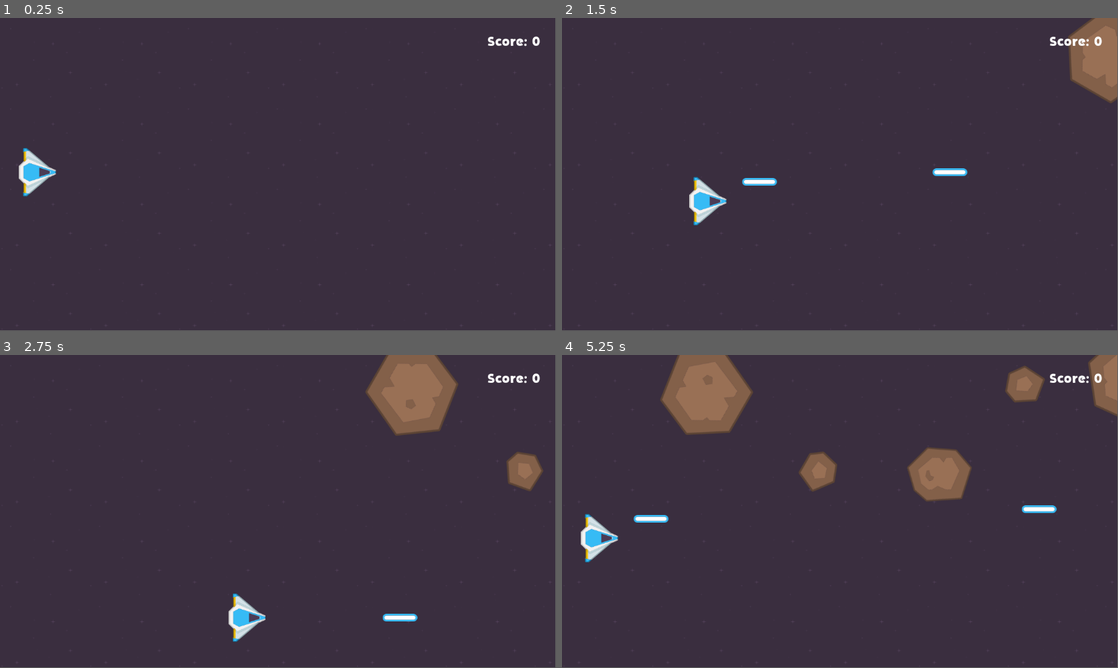
Above: before the commit, frames 1-4 (two rows, left to right).
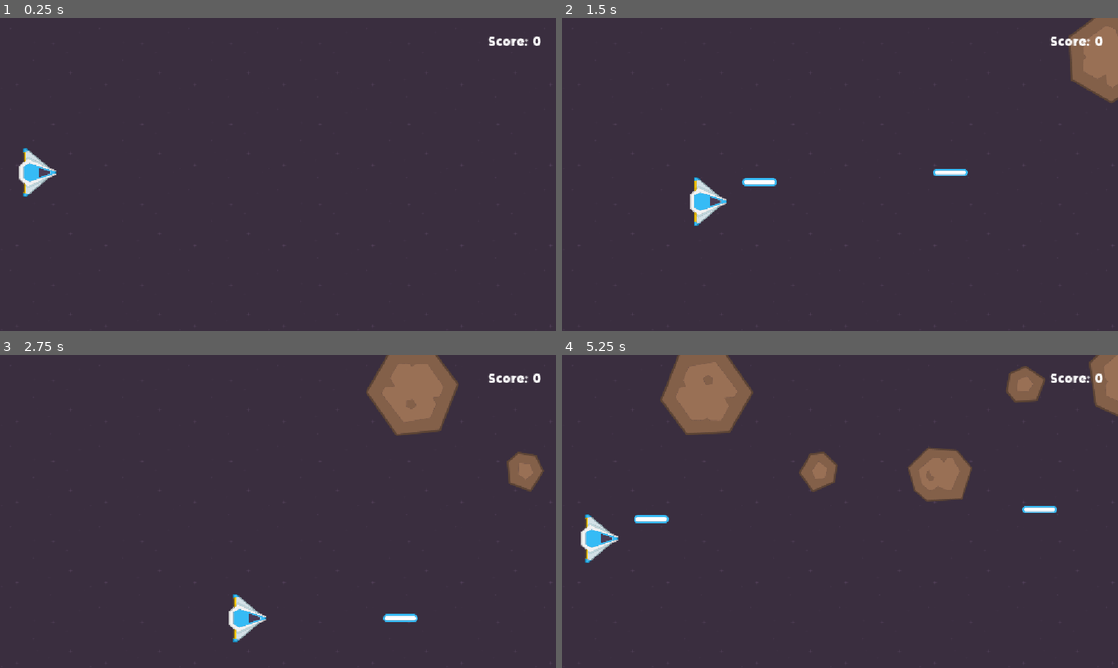
Above: after the commit, the same moments.

Repository: fabian-martinez/asteroide-shooter
Game: Godot game, scene res://scenes/main.tscn
The game is run twice, just before and just after one commit, with the same random seed, the same clock (stepped at 60 frames per second) and the same inputs.
Inputs:
- Up to frame 1 (0.25 s): no input
- Up to frame 2 (1.5 s): tap Enter at 0.5 s; hold Right (right) 0.53-1.28 s; tap Space (shoot) at 0.6, 1.35 s; hold Down (down) from 1.28 s (still down)
- Up to frame 3 (2.75 s): release Down (down) at 2.03 s; hold Right (right) from 2.03 s (still down); tap Space (shoot) at 2.1 s
- Up to frame 4 (5.25 s): release Right (right) at 2.78 s; hold Up (up) 2.78-3.53 s; tap Space (shoot) every 0.75 s from 2.85 to 5.1 s; hold Left (left) 3.53-5.03 s; hold Down (down) from 5.03 s (still down)
In our replay, the window is 799x449 before the commit and 800x450 after it. These sizes can differ from the game's own. Grey fills any space a smaller window leaves; there, only what the larger window draws over its background counts as a difference.

The runs differ from the first frame. In frame 1, 0.3% of the frame differs, in the area x 3-98%, y 5-58%; in frame 2, 0.5%; in frame 3, 0.4%; in frame 4, 0.5%, in the area x 3-100%, y 0-67%.

Commit message:
feat: add asteroid explosion particles and fix spawner typo
- Rename 'spowners' folder to 'spawners' to fix spelling typo

- Implement explosion particle effect under scenes/particles/

- Instantiate explosion scene when asteroids are destroyed

- Configure canvas_items stretch mode in project.godot

- Clean up unused parameter warnings in scripts

- Ignore macOS .DS_Store files

Diff:
--- a/autoload/game_manager.gd
+++ b/autoload/game_manager.gd
@@ -4,7 +4,7 @@
 var is_game_over = false
 
 # Called every frame. 'delta' is the elapsed time since the previous frame.
-func _process(delta: float) -> void:
+func _process(_delta: float) -> void:
 	if is_game_over and Input.is_action_just_pressed("shoot"):
 		restart_game()
 
--- a/project.godot
+++ b/project.godot
@@ -18,6 +18,10 @@
 [autoload]
 
 GameManager="*uid://ccenxjs6nx2kv"
+
+[display]
+
+window/stretch/mode="canvas_items"
 
 [global_group]
 
--- a/scenes/asteroids/asteroid.gd
+++ b/scenes/asteroids/asteroid.gd
@@ -4,6 +4,7 @@
 @export var speed: float
 @export var speed_rotation: float
 @export var points: int
+@export var explosion_scene: PackedScene
 
 # Called when the node enters the scene tree for the first time.
 func _ready() -> void:
@@ -24,4 +25,7 @@
 		destroy()
 
 func destroy():
+	var explosion_instance = explosion_scene.instantiate()
+	add_sibling(explosion_instance)
+	explosion_instance.position = position
 	queue_free()
--- a/scenes/asteroids/big_asteroid.tscn
+++ b/scenes/asteroids/big_asteroid.tscn
@@ -2,6 +2,7 @@
 
 [ext_resource type="Texture2D" uid="uid://bmn70xqndoy8w" path="res://assets/sprites/rock-big.png" id="1_6lffe"]
 [ext_resource type="Script" uid="uid://cv00al65lkmxx" path="res://scenes/asteroids/asteroid.gd" id="1_y2s20"]
+[ext_resource type="PackedScene" uid="uid://nk6hddjru2y5" path="res://scenes/particles/explosion.tscn" id="2_ra15y"]
 
 [sub_resource type="CircleShape2D" id="CircleShape2D_y2s20"]
 radius = 80.00625
@@ -9,6 +10,7 @@
 [node name="BigAsteroid" type="Area2D" unique_id=45173629 groups=["Asteroids"]]
 script = ExtResource("1_y2s20")
 points = 5
+explosion_scene = ExtResource("2_ra15y")
 metadata/_edit_group_ = true
 
 [node name="Sprite2D" type="Sprite2D" parent="." unique_id=1267416860]
--- a/scenes/asteroids/medium_asteroid.tscn
+++ b/scenes/asteroids/medium_asteroid.tscn
@@ -2,6 +2,7 @@
 
 [ext_resource type="Texture2D" uid="uid://c88bjt7i4d7ta" path="res://assets/sprites/rock-medium.png" id="1_5f0el"]
 [ext_resource type="Script" uid="uid://cv00al65lkmxx" path="res://scenes/asteroids/asteroid.gd" id="1_nnmk3"]
+[ext_resource type="PackedScene" uid="uid://nk6hddjru2y5" path="res://scenes/particles/explosion.tscn" id="2_f8a32"]
 
 [sub_resource type="CircleShape2D" id="CircleShape2D_nnmk3"]
 radius = 46.37524
@@ -9,6 +10,7 @@
 [node name="MediumAsteroid" type="Area2D" unique_id=644121710 groups=["Asteroids"]]
 script = ExtResource("1_nnmk3")
 points = 10
+explosion_scene = ExtResource("2_f8a32")
 metadata/_edit_group_ = true
 
 [node name="Sprite2D" type="Sprite2D" parent="." unique_id=41482275]
--- a/scenes/asteroids/small_asteroid.tscn
+++ b/scenes/asteroids/small_asteroid.tscn
@@ -2,6 +2,7 @@
 
 [ext_resource type="Texture2D" uid="uid://cc6tk3i7aavu8" path="res://assets/sprites/rock-small.png" id="1_ckhff"]
 [ext_resource type="Script" uid="uid://cv00al65lkmxx" path="res://scenes/asteroids/asteroid.gd" id="1_kfbcv"]
+[ext_resource type="PackedScene" uid="uid://nk6hddjru2y5" path="res://scenes/particles/explosion.tscn" id="2_ooo1b"]
 
 [sub_resource type="CircleShape2D" id="CircleShape2D_kfbcv"]
 radius = 32.140316
@@ -9,6 +10,7 @@
 [node name="SmallAsteroid" type="Area2D" unique_id=1921336170 groups=["Asteroids"]]
 script = ExtResource("1_kfbcv")
 points = 15
+explosion_scene = ExtResource("2_ooo1b")
 metadata/_edit_group_ = true
 
 [node name="Sprite2D" type="Sprite2D" parent="." unique_id=658332437]
--- a/scenes/game_over_trigger.gd
+++ b/scenes/game_over_trigger.gd
@@ -1,6 +1,6 @@
 extends Area2D
 
-func _on_area_shape_entered(area_rid: RID, area: Area2D, area_shape_index: int, local_shape_index: int) -> void:
+func _on_area_shape_entered(_area_rid: RID, area: Area2D, _area_shape_index: int, _local_shape_index: int) -> void:
 	var isAsteroid = area.is_in_group("Asteroids")
 	if(isAsteroid):
 		GameManager.set_is_game_over(true)
--- a/scenes/main.tscn
+++ b/scenes/main.tscn
@@ -2,11 +2,11 @@
 
 [ext_resource type="Texture2D" uid="uid://bxdi6n5wnbifu" path="res://assets/sprites/background.png" id="1_0wfyh"]
 [ext_resource type="PackedScene" uid="uid://d2rmqyi2y6uya" path="res://scenes/laser/laser.tscn" id="3_o6xl0"]
-[ext_resource type="PackedScene" uid="uid://cvpa1b6xnbfr8" path="res://scenes/spowners/asteroid_spowner.tscn" id="4_o6xl0"]
+[ext_resource type="PackedScene" uid="uid://cvpa1b6xnbfr8" path="res://scenes/spawners/asteroid_spawner.tscn" id="4_o6xl0"]
 [ext_resource type="PackedScene" uid="uid://duv3ddwyj3jhg" path="res://scenes/player/player.tscn" id="5_tbgi4"]
 [ext_resource type="PackedScene" uid="uid://cvpie4v14rpkv" path="res://scenes/ui/hud/hud.tscn" id="8_tipki"]
 [ext_resource type="PackedScene" uid="uid://dcxyb2e74n75r" path="res://scenes/ui/game_over/game_over.tscn" id="9_85g3d"]
-[ext_resource type="PackedScene" uid="uid://c0m46isqb1ag1" path="res://scenes/spowners/power_up_spowner.tscn" id="9_choun"]
+[ext_resource type="PackedScene" uid="uid://c0m46isqb1ag1" path="res://scenes/spawners/power_up_spawner.tscn" id="9_choun"]
 [ext_resource type="Script" uid="uid://dgq2un85734ua" path="res://scenes/game_over_trigger.gd" id="10_choun"]
 
 [sub_resource type="RectangleShape2D" id="RectangleShape2D_tbgi4"]
--- /dev/null
+++ b/scenes/particles/explosion.gd
@@ -0,0 +1,10 @@
+extends GPUParticles2D
+
+
+# Called when the node enters the scene tree for the first time.
+func _ready() -> void:
+	emitting = true
+
+
+func _on_finished() -> void:
+	queue_free()
--- /dev/null
+++ b/scenes/particles/explosion.tscn
@@ -0,0 +1,39 @@
+[gd_scene format=3 uid="uid://nk6hddjru2y5"]
+
+[ext_resource type="Script" uid="uid://dlj10o2rmqipl" path="res://scenes/particles/explosion.gd" id="1_3sqip"]
+
+[sub_resource type="Gradient" id="Gradient_pakj8"]
+offsets = PackedFloat32Array(0.010869565, 1)
+colors = PackedColorArray(0.59, 0.25596163, 0.12389998, 1, 0.92, 0.90635335, 0.101200014, 1)
+
+[sub_resource type="GradientTexture1D" id="GradientTexture1D_3sqip"]
+gradient = SubResource("Gradient_pakj8")
+
+[sub_resource type="Curve" id="Curve_3ajkw"]
+_data = [Vector2(0.0023696646, 0.97386414), 0.0, -2.678557, 0, 0, Vector2(1, 0), -1.5610775, 0.0, 0, 0]
+point_count = 2
+
+[sub_resource type="CurveTexture" id="CurveTexture_uommb"]
+curve = SubResource("Curve_3ajkw")
+
+[sub_resource type="ParticleProcessMaterial" id="ParticleProcessMaterial_02mh3"]
+particle_flag_disable_z = true
+spread = 180.0
+initial_velocity_min = 100.0
+initial_velocity_max = 400.0
+gravity = Vector3(0, 0, 0)
+scale_min = 5.0
+scale_max = 5.0
+scale_curve = SubResource("CurveTexture_uommb")
+color_initial_ramp = SubResource("GradientTexture1D_3sqip")
+
+[node name="Explosion" type="GPUParticles2D" unique_id=1218177277]
+emitting = false
+amount = 30
+lifetime = 0.5
+one_shot = true
+explosiveness = 1.0
+process_material = SubResource("ParticleProcessMaterial_02mh3")
+script = ExtResource("1_3sqip")
+
+[connection signal="finished" from="." to="." method="_on_finished"]
--- a/scenes/player/player.gd
+++ b/scenes/player/player.gd
@@ -5,7 +5,7 @@
 @export var speed_shoot:float
 
 
-func _physics_process(delta: float) -> void:
+func _physics_process(_delta: float) -> void:
 
 	if GameManager.is_game_over:
 		return
--- a/scenes/spowners/asteroid_spowner.tscn
+++ b/scenes/spawners/asteroid_spawner.tscn
@@ -1,11 +1,11 @@
 [gd_scene format=3 uid="uid://cvpa1b6xnbfr8"]
 
-[ext_resource type="Script" uid="uid://bccfxwimidpbb" path="res://scenes/spowners/asteroid_spowner.gd" id="1_ccc6h"]
+[ext_resource type="Script" uid="uid://bccfxwimidpbb" path="res://scenes/spawners/asteroid_spawner.gd" id="1_ccc6h"]
 [ext_resource type="PackedScene" uid="uid://bu2ygehmbuhi3" path="res://scenes/asteroids/big_asteroid.tscn" id="2_fmp2f"]
 [ext_resource type="PackedScene" uid="uid://dp6o5pytoavr3" path="res://scenes/asteroids/medium_asteroid.tscn" id="3_kbsi1"]
 [ext_resource type="PackedScene" uid="uid://by0a8hq5rvac3" path="res://scenes/asteroids/small_asteroid.tscn" id="4_khv74"]
 
-[node name="AsteroidSpowner" type="Marker2D" unique_id=401931430]
+[node name="AsteroidSpawner" type="Marker2D" unique_id=401931430]
 script = ExtResource("1_ccc6h")
 asteroids = Array[PackedScene]([ExtResource("2_fmp2f"), ExtResource("3_kbsi1"), ExtResource("4_khv74")])
 MIN_Y = 40.0
--- a/scenes/spowners/power_up_spowner.gd
+++ b/scenes/spawners/power_up_spawner.gd
@@ -3,10 +3,13 @@
 @export var power_up_scene: PackedScene
 @onready var timer = $Timer
 
-var area: Vector2
+var spawn_area: Vector2
 
 func _ready() -> void:
-	area = Vector2(get_viewport().size)
+	spawn_area = Vector2(
+		get_viewport().size.x / 2 ,
+		get_viewport().size.y
+		)
 
 func create_power_up():
 	if GameManager.is_game_over:
@@ -14,10 +17,12 @@
 		return
 	var power_up_instance = power_up_scene.instantiate()
 	add_child(power_up_instance)
-	var random_position_x = randf_range(0,area.x / 2)
-	var random_position_y = randf_range(0,area.y)
-	power_up_instance.global_position = Vector2(random_position_x,random_position_y)
-	print(power_up_instance.global_position)
+	var random_position_x = randf_range(0,
+		spawn_area.x)
+	var random_position_y = randf_range(0,
+		spawn_area.y)
+	power_up_instance.global_position = Vector2(
+		random_position_x,random_position_y)
 
 func _on_timer_timeout() -> void:
 	create_power_up()
--- a/scenes/spowners/power_up_spowner.tscn
+++ b/scenes/spawners/power_up_spawner.tscn
@@ -1,9 +1,9 @@
 [gd_scene format=3 uid="uid://c0m46isqb1ag1"]
 
-[ext_resource type="Script" uid="uid://kqbmt81akepe" path="res://scenes/spowners/power_up_spowner.gd" id="1_5jq75"]
+[ext_resource type="Script" uid="uid://kqbmt81akepe" path="res://scenes/spawners/power_up_spawner.gd" id="1_5jq75"]
 [ext_resource type="PackedScene" uid="uid://cw3yltw6a5si0" path="res://scenes/power_up/power_up.tscn" id="2_3v17y"]
 
-[node name="PowerUpSpowner" type="Node2D" unique_id=1669994510]
+[node name="PowerUpSpawner" type="Node2D" unique_id=1669994510]
 script = ExtResource("1_5jq75")
 power_up_scene = ExtResource("2_3v17y")
 
--- a/scenes/ui/game_over/game_over.gd
+++ b/scenes/ui/game_over/game_over.gd
@@ -3,7 +3,7 @@
 @onready var final_score_label = %FinalScoreLabel
 
 # Called every frame. 'delta' is the elapsed time since the previous frame.
-func _process(delta: float) -> void:
+func _process(_delta: float) -> void:
 	if(GameManager.is_game_over):
 		visible = true
 		final_score_label.text = "Your score: " + str(GameManager.score)
--- a/scenes/ui/hud/score_label.gd
+++ b/scenes/ui/hud/score_label.gd
@@ -2,5 +2,5 @@
 
 
 # Called every frame. 'delta' is the elapsed time since the previous frame.
-func _process(delta: float) -> void:
+func _process(_delta: float) -> void:
 	text = "Score: " + str(GameManager.score)
Not shown, added: scenes/particles/explosion.gd.uid
Renamed: scenes/spowners/asteroid_spowner.gd -> scenes/spawners/asteroid_spawner.gd
Renamed: scenes/spowners/asteroid_spowner.gd.uid -> scenes/spawners/asteroid_spawner.gd.uid
Renamed: scenes/spowners/power_up_spowner.gd.uid -> scenes/spawners/power_up_spawner.gd.uid
